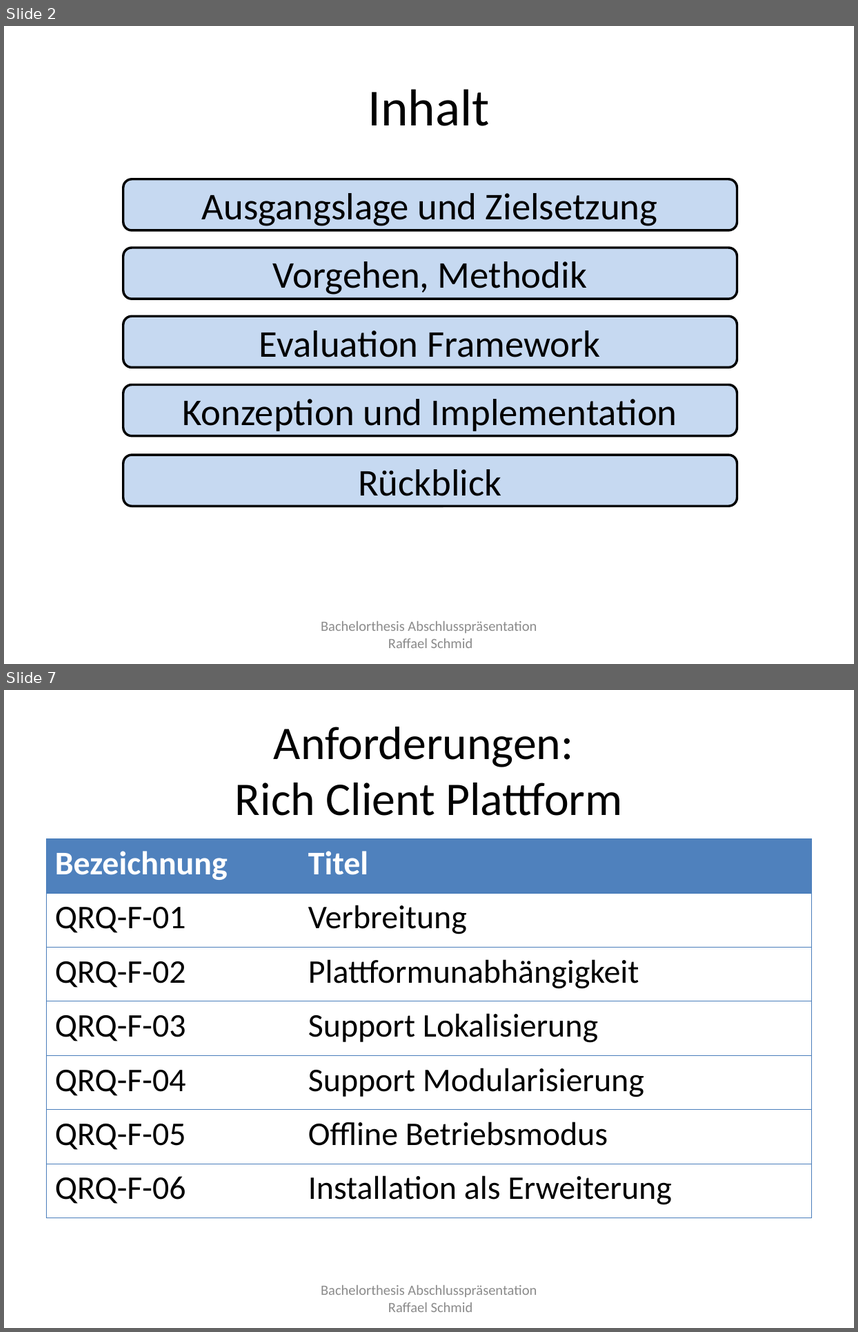
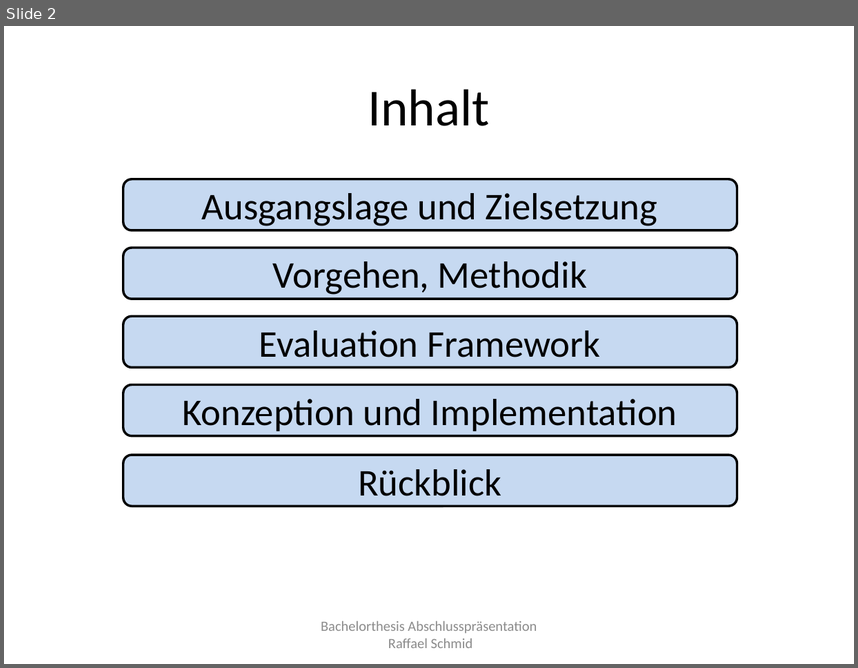
Before and after one commit to raffaelschmid/bachelorthesis, a slide deck: Dokumentation/Abschlusspraesentation/rschmid_bachelorthesis_abschlusspraesentation.pptx. Shown one above the other, each under a label of ours: slides 2 and 7 before the commit, slide 2 after it; the slides between them are not shown. The pictures are 858x1332 and 858x668 pixels, drawn with LibreOffice and Linux fonts; fonts in the diff are those of the drawing. Boxes give left, top, right and bottom in pixels: in the first picture for what was removed or moved away, otherwise in the second. Text is boxed around its words. In the diff, an @@ line names an element or a change of style, - is before the commit and + after.

```diff
--- a/Dokumentation/Abschlusspraesentation/rschmid_bachelorthesis_abschlusspraesentation.pptx
+++ b/Dokumentation/Abschlusspraesentation/rschmid_bachelorthesis_abschlusspraesentation.pptx
@@ slide 7 removed at bbox=[4, 690, 854, 1328], background #FFFFFF @@
@@ title removed at bbox=[235, 727, 622, 816] @@
-Anforderungen:
-Rich Client Plattform
@@ table removed at bbox=[47, 839, 811, 1218], 7 rows, 2 columns @@
-Bezeichnung | Titel
-QRQ-F-01 | Verbreitung
-QRQ-F-02 | Plattformunabhängigkeit
-QRQ-F-03 | Support Lokalisierung
-QRQ-F-04 | Support Modularisierung
-QRQ-F-05 | Offline Betriebsmodus
-QRQ-F-06 | Installation als Erweiterung
@@ text removed at bbox=[321, 1285, 537, 1312] @@
-Bachelorthesis Abschlusspräsentation
-Raffael Schmid
```
Also in this commit, not shown: 10 slides changed, 2 slides added, 2 other slides removed, 4 other files.
